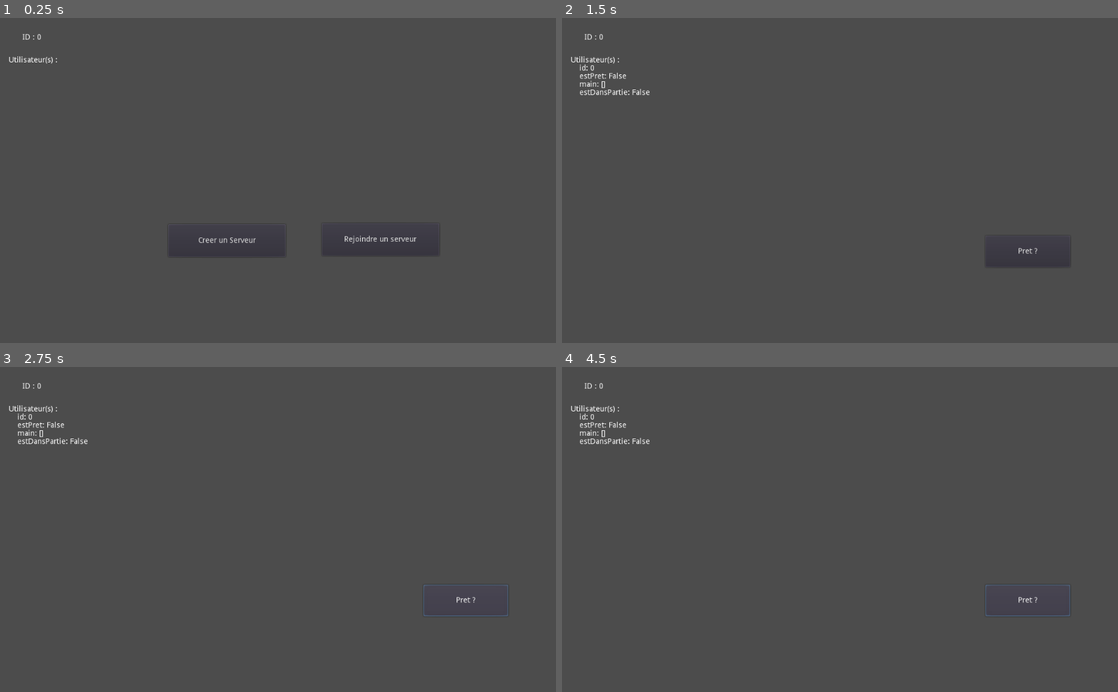
Above: before the commit, frames 1-4 (two rows, left to right).
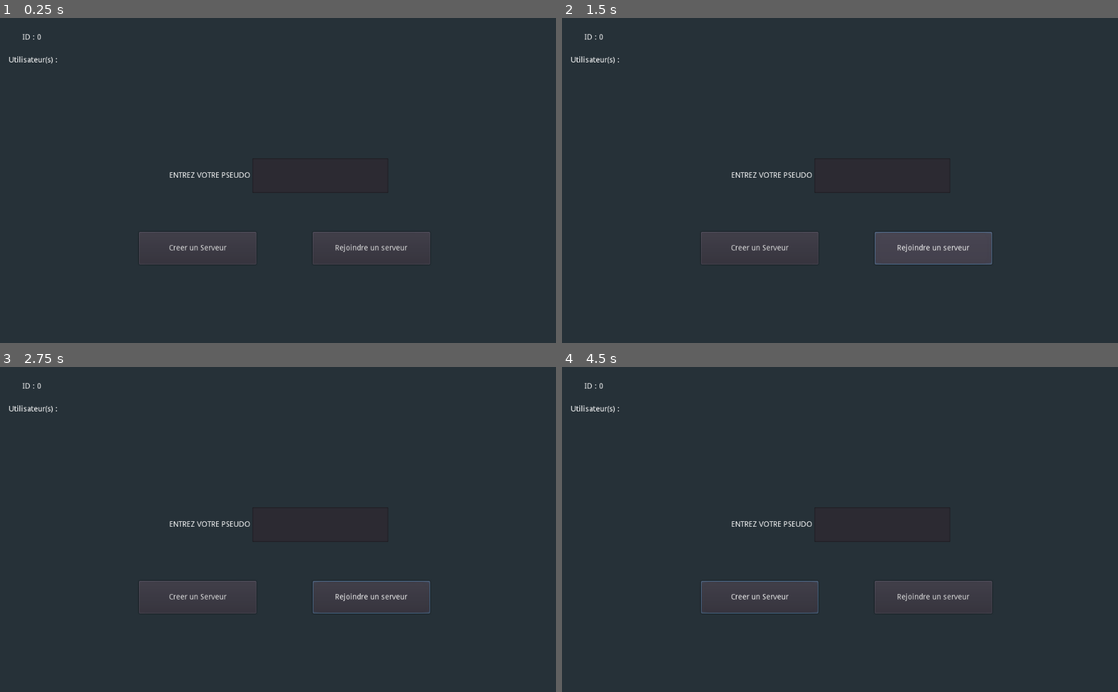
Above: after the commit, the same moments.

Repository: ArthurBajt/ARKED-Dixit-GODOT
Game: Godot game, scene res://Scenes/Menu/Menu.tscn
Two runs of this game, one before a commit and one after it. Both use one fixed random seed, a clock stepped at 60 frames per second and the inputs below.
Inputs (mouse positions are in pixels of both pictures, inside the frame that each line leads up to):
- Up to frame 1 (0.25 s): no input
- Up to frame 2 (1.5 s): click "Creer un Serveur" at 0.5 s; click (934, 248) at 1.25 s, where only the run after the commit has a clickable "Rejoindre un serveur"
- Up to frame 3 (2.75 s): click (467, 601) at 2 s, where only the run before the commit has a clickable "Pret ?"
- Up to frame 4 (4.5 s): click (1029, 601) at 2.75 s, where only the run before the commit has a clickable "Pret ?"; click (762, 597) at 3.5 s, where only the run after the commit has a clickable "Creer un Serveur"; click (1029, 601) at 4.25 s, where only the run before the commit has a clickable "Pret ?"

The runs differ from the first frame. In frame 1, 96% of the frame differs, in the area x 0-100%, y 0-100%; in frame 2, 95%; in frame 3, 96%; in frame 4, 96%.

Commit message:
ajout du pseudo

Diff:
--- a/Scenes/Chat/Chat.gd
+++ b/Scenes/Chat/Chat.gd
@@ -46,8 +46,8 @@
 	Network.envoieMessage(message4.get_text())
 	MessageBox.visible = !MessageBox.visible
 
-func afficheUpdateChat(id, msg):
-	ChatDisplay.text += "[%s]: %s \n" % [id,msg]
+func afficheUpdateChat(name, msg):
+	ChatDisplay.text += "%s: %s \n" % [name,msg]
 	AutoScroll()
 
 func AutoScroll():
--- a/Scenes/Debug/DebutNetwork.gd
+++ b/Scenes/Debug/DebutNetwork.gd
@@ -13,6 +13,7 @@
 
 	var utilisateursText = "Utilisateur(s) :\n"
 	for usId in Network.utilisateurs:
+		utilisateursText += "\t" + "pseudo: " + str(Network.utilisateurs[usId].nom)
 		utilisateursText += "\t" + "id: " + str(usId)
 		if "estPret" in Network.utilisateurs[usId]:
 			utilisateursText += "\n\t" + "estPret: " + str(Network.utilisateurs[usId].estPret)
--- a/Scenes/Menu/Menu.gd
+++ b/Scenes/Menu/Menu.gd
@@ -3,6 +3,8 @@
 
 onready var buttonCreer = $Ui/ButtonCreer
 onready var buttonRejoindre = $Ui/ButtonRejoindre
+
+var player_name = ""
 
 func _ready():
 	buttonCreer.text = R.getString("buttonCreer")
@@ -10,10 +12,15 @@
 
 
 func _on_ButtonCreer_pressed():
-	Network.creerServeur()
-	get_tree().change_scene("res://Scenes/Lobby/Lobby.tscn")
+	if(player_name != ""):
+		Network.creerServeur(player_name)
+		get_tree().change_scene("res://Scenes/Lobby/Lobby.tscn")
 
 
 func _on_ButtonRejoindre_pressed():
-	Network.rejoindreServeur()
-	get_tree().change_scene("res://Scenes/Lobby/Lobby.tscn")
+	if(player_name != ""):
+		Network.rejoindreServeur(player_name)
+		get_tree().change_scene("res://Scenes/Lobby/Lobby.tscn")
+
+func _on_inputPseudo_text_changed(new_text):
+	player_name = new_text
--- a/Scenes/Menu/Menu.tscn
+++ b/Scenes/Menu/Menu.tscn
@@ -6,30 +6,58 @@
 script = ExtResource( 1 )
 
 [node name="Ui" type="Control" parent="."]
-margin_right = 40.0
-margin_bottom = 40.0
+anchor_right = 1.0
+anchor_bottom = 1.0
+margin_top = 3.36731
+margin_bottom = 3.36731
 __meta__ = {
 "_edit_use_anchors_": false
 }
 
 [node name="ButtonCreer" type="Button" parent="Ui"]
-margin_left = 310.0
-margin_top = 381.0
-margin_right = 526.0
-margin_bottom = 441.0
+margin_left = 256.0
+margin_top = 392.0
+margin_right = 472.0
+margin_bottom = 452.0
 text = "Creer"
 __meta__ = {
 "_edit_use_anchors_": false
 }
 
 [node name="ButtonRejoindre" type="Button" parent="Ui"]
-margin_left = 593.0
-margin_top = 379.0
-margin_right = 809.0
-margin_bottom = 439.0
+margin_left = 576.0
+margin_top = 392.0
+margin_right = 792.0
+margin_bottom = 452.0
 text = "Rejoindre"
 __meta__ = {
 "_edit_use_anchors_": false
 }
+
+[node name="HBoxContainer" type="HBoxContainer" parent="Ui"]
+margin_left = 312.0
+margin_top = 256.0
+margin_right = 777.0
+margin_bottom = 320.0
+__meta__ = {
+"_edit_use_anchors_": false
+}
+
+[node name="Label" type="Label" parent="Ui/HBoxContainer"]
+margin_top = 25.0
+margin_right = 149.0
+margin_bottom = 39.0
+text = "Entrez votre pseudo"
+uppercase = true
+
+[node name="inputPseudo" type="LineEdit" parent="Ui/HBoxContainer"]
+margin_left = 153.0
+margin_right = 403.0
+margin_bottom = 64.0
+rect_min_size = Vector2( 250, 50 )
+__meta__ = {
+"_editor_description_": ""
+}
 [connection signal="pressed" from="Ui/ButtonCreer" to="." method="_on_ButtonCreer_pressed"]
 [connection signal="pressed" from="Ui/ButtonRejoindre" to="." method="_on_ButtonRejoindre_pressed"]
+[connection signal="text_changed" from="Ui/HBoxContainer/inputPseudo" to="." method="_on_inputPseudo_text_changed"]
--- a/Scripts/Network.gd
+++ b/Scripts/Network.gd
@@ -14,16 +14,18 @@
 
 
 
-func creerServeur():
+func creerServeur(player_name):
 	""" Creer un serveur """
+	dataStruct.nom = player_name
 	var peer = NetworkedMultiplayerENet.new()
 	peer.create_server(DEFAUT_PORT, MAX_UTILISATEURS)
 	get_tree().set_network_peer(peer)
 	_lobby_se_declarer()
 
 
-func rejoindreServeur():
+func rejoindreServeur(player_name):
 	""" Fait rejoindre un serveur à un utilisateur"""
+	dataStruct.nom = player_name
 	var peer = NetworkedMultiplayerENet.new()
 	peer.create_client(DEFAUT_IP, DEFAUT_PORT)
 	get_tree().set_network_peer(peer)
@@ -245,7 +247,7 @@
 signal updateChat
 
 func envoieMessage(msg):
-	rpc("messageRecu", id, msg)
+	rpc("messageRecu", dataStruct.nom , msg)
 
 remotesync func messageRecu(id, msg):
 	emit_signal("updateChat", id, msg)
--- a/project.godot
+++ b/project.godot
@@ -49,4 +49,5 @@
 quality/driver/driver_name="GLES2"
 vram_compression/import_etc=true
 vram_compression/import_etc2=false
+environment/default_clear_color=Color( 0.14902, 0.192157, 0.219608, 1 )
 environment/default_environment="res://default_env.tres"
